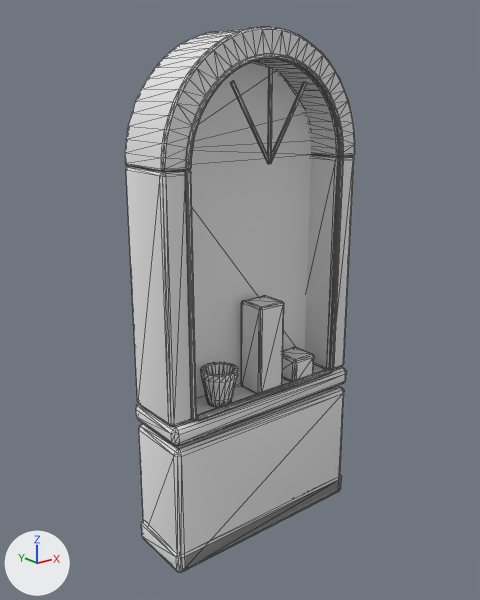
One commit to the glTF model assets/rooms/poi_service_hall/display_niche_2.glb: the scene before it, then after it.
The view is the same before and after, from a 50 mm camera at (-1.94, -2.53, 2.14) aimed at (-0.03, -0.15, 1.19). Every picture has the same lights, and +X, +Y and +Z are marked at lower left. The first picture is the older version. Mesh edges are drawn as thin lines.

The first picture shows 'Body'.
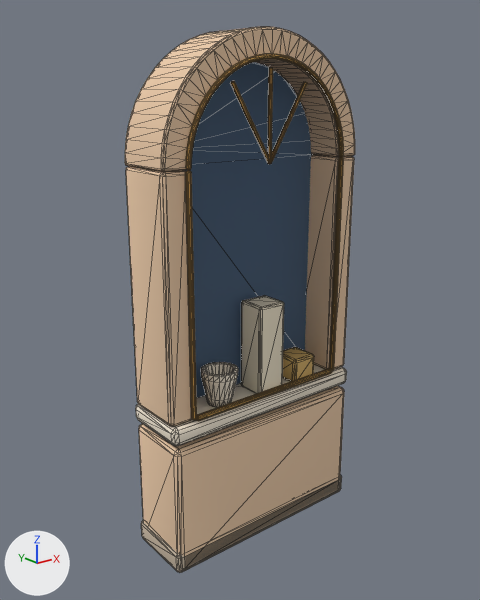
Location of each change, (x1, y1, x2, y2) in pixels of the pictures (480 x 600 px):
'Body', recoloured (darker)
    both: (125, 27, 355, 573)

The edits, one by one:
Picture 'hall_albedo_ao_n2.png' (img_hall_albedo_ao_n2_png) is new.
Material 'N2HallAtlas' (mat_n2hallatlas) is new.
Its texture is img_hall_albedo_ao_n2_png.
Its roughness is 0.85.
me_display_niche_2_mobile has 1613 vertices, 3153 faces and spans x -0.55..0.55, y -0.35..0.0, z 0.0..2.4.
me_display_niche_2_mobile gains material mat_n2hallatlas (picture img_hall_albedo_ao_n2_png).
